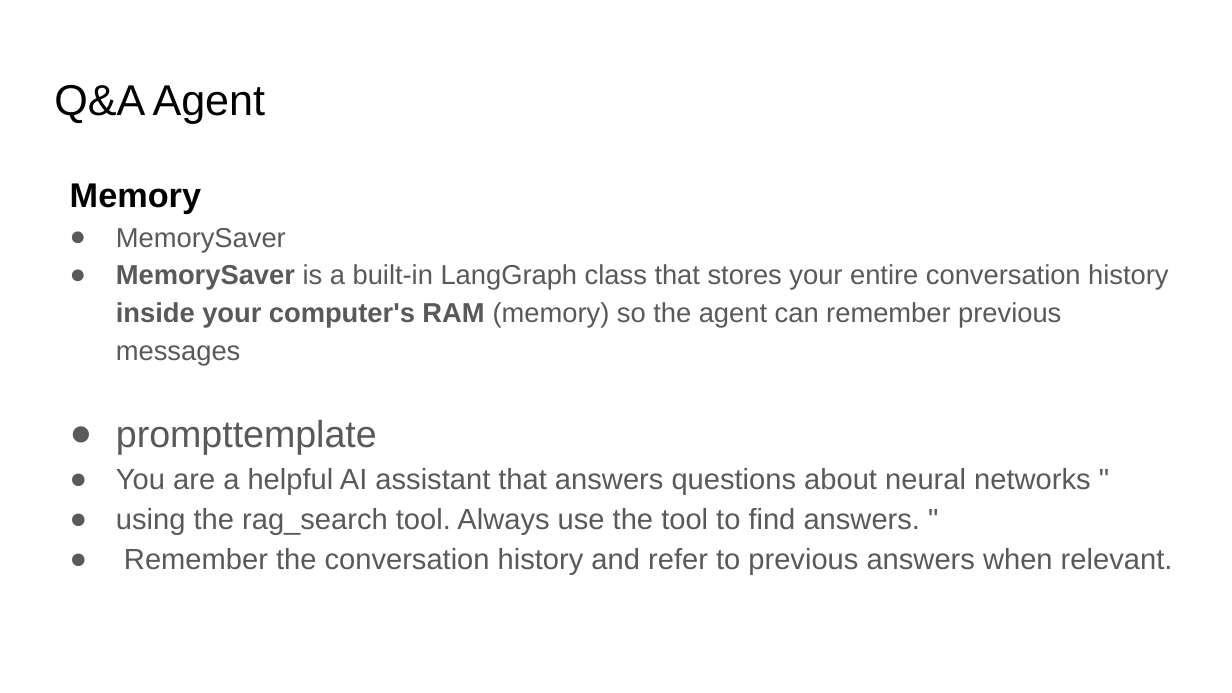
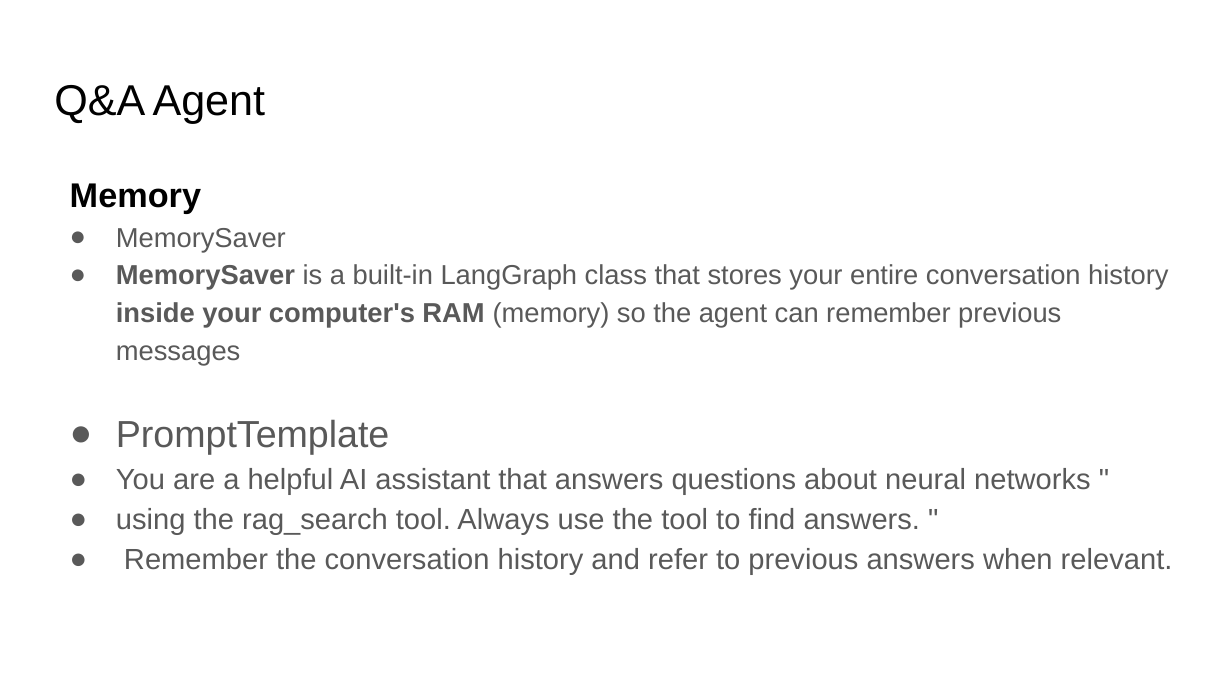
Before and after one commit to sohail574108/Final_project, a slide deck: slide 5 of Final Project Presentation Template.pptx. Drawn at 1232x693 pixels with LibreOffice and Linux fonts; fonts in the diff are those of the drawing. Boxes give left, top, right and bottom in pixels: in the first picture for what was removed or moved away, otherwise in the second. Text is boxed around its words. In the diff, an @@ line names an element or a change of style, - is before the commit and + after.

```diff
--- a/Final Project Presentation Template.pptx
+++ b/Final Project Presentation Template.pptx
@@ text at box(116, 419, 389, 455): text changed @@
-● prompttemplate
+● PromptTemplate
```
Also in this commit, not shown: 4 other slides changed, 1 slide added, 1 slide removed, 2 other files.
